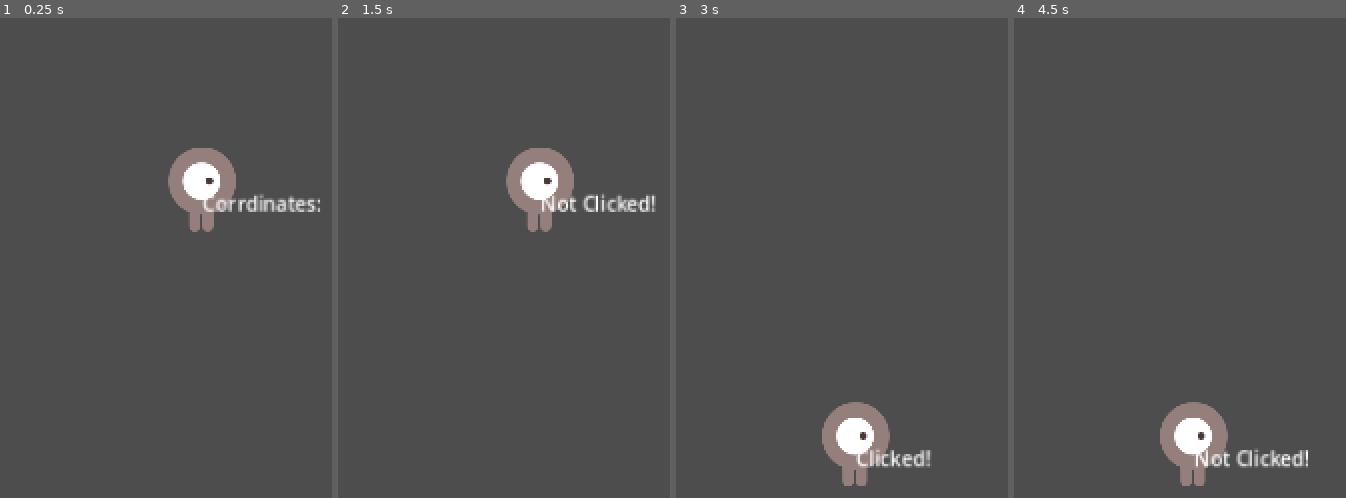
Above: before the commit, frames 1-4 (left to right).
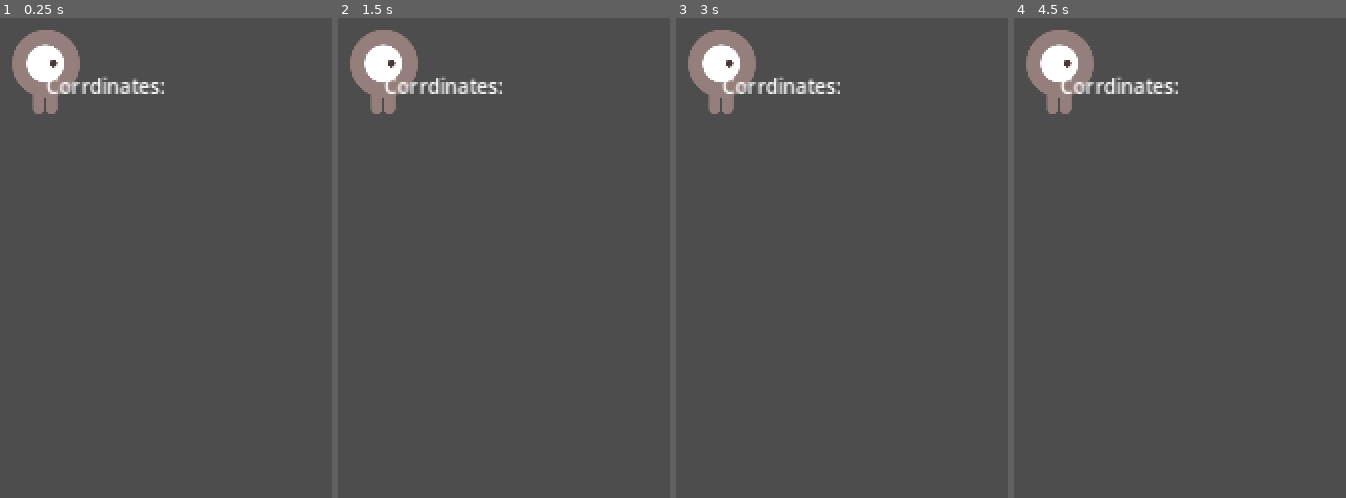
Above: after the commit, the same moments.

Repository: IceEmperor4944/PhilosophersStone
Game: Godot game, scene res://Test_Ry/Test.tscn
The game is run twice, just before and just after one commit, with the same random seed, the same clock (stepped at 60 frames per second) and the same inputs. Before the commit the project starts from res://Test.tscn.
Inputs (mouse positions are in pixels of both pictures, inside the frame that each line leads up to):
- Up to frame 1 (0.25 s): no input
- Up to frame 2 (1.5 s): tap Enter at 0.5 s; move the mouse to (outside the picture) at 0.52 s; press the mouse at (outside the picture) at 0.53 s; tap Space at 1.25 s; move the mouse to (outside the picture) at 1.27 s; release the mouse at (outside the picture) at 1.28 s; click (outside the picture) at 1.35 s
- Up to frame 3 (3 s): tap Enter at 2 s; move the mouse to (outside the picture) at 2.02 s; press the mouse at (outside the picture) at 2.03 s; tap Space at 2.75 s; move the mouse to (851, 440) at 2.77 s; release the mouse at (851, 440) at 2.78 s; click (851, 440) at 2.85 s
- Up to frame 4 (4.5 s): tap Enter at 3.5 s; move the mouse to (outside the picture) at 3.52 s; press the mouse at (outside the picture) at 3.53 s; tap Space at 4.25 s; move the mouse to (outside the picture) at 4.27 s; release the mouse at (outside the picture) at 4.28 s; click (outside the picture) at 4.35 s

The runs differ from the first frame. In frame 1, 6.3% of the frame differs, in the area x 3-97%, y 2-45%; in frame 2, 6.2%; in frame 3, 6.0%; in frame 4, 6.2%.

Commit message:
More Mouse Testing (Not Functional)

Diff:
--- a/quest-for-the-philosopher's-stone/Test.tscn
+++ /dev/null
@@ -1,44 +0,0 @@
-[gd_scene load_steps=6 format=3 uid="uid://1pankatdktfq"]
-
-[ext_resource type="Texture2D" uid="uid://iys1kingt4ya" path="res://art/playerGrey_walk1.png" id="1_akqsy"]
-[ext_resource type="Script" path="res://player.gd" id="1_b7msw"]
-[ext_resource type="Texture2D" uid="uid://cjpki08piums4" path="res://art/playerGrey_walk2.png" id="2_dyixl"]
-
-[sub_resource type="SpriteFrames" id="SpriteFrames_48kia"]
-animations = [{
-"frames": [{
-"duration": 1.0,
-"texture": ExtResource("1_akqsy")
-}, {
-"duration": 1.0,
-"texture": ExtResource("2_dyixl")
-}],
-"loop": true,
-"name": &"walk",
-"speed": 5.0
-}]
-
-[sub_resource type="CapsuleShape2D" id="CapsuleShape2D_hxvn1"]
-radius = 27.0
-height = 66.0
-
-[node name="Node2D" type="Node2D"]
-position = Vector2(3, 2)
-
-[node name="Player" type="Area2D" parent="."]
-position = Vector2(594, 300)
-script = ExtResource("1_b7msw")
-metadata/_edit_group_ = true
-
-[node name="AnimatedSprite2D" type="AnimatedSprite2D" parent="Player"]
-scale = Vector2(0.5, 0.5)
-sprite_frames = SubResource("SpriteFrames_48kia")
-animation = &"walk"
-
-[node name="CollisionShape2D" type="CollisionShape2D" parent="Player"]
-shape = SubResource("CapsuleShape2D_hxvn1")
-
-[node name="RichTextLabel" type="RichTextLabel" parent="Player"]
-offset_right = 194.0
-offset_bottom = 40.0
-text = "Corrdinates:"
--- /dev/null
+++ b/quest-for-the-philosopher's-stone/Test_Ry/Test.tscn
@@ -0,0 +1,54 @@
+[gd_scene load_steps=7 format=3 uid="uid://1pankatdktfq"]
+
+[ext_resource type="Script" path="res://Test_Ry/player.gd" id="1_p35yg"]
+[ext_resource type="Texture2D" uid="uid://iys1kingt4ya" path="res://art/playerGrey_walk1.png" id="2_p15ql"]
+[ext_resource type="Texture2D" uid="uid://cjpki08piums4" path="res://art/playerGrey_walk2.png" id="3_rtran"]
+
+[sub_resource type="SpriteFrames" id="SpriteFrames_48kia"]
+animations = [{
+"frames": [{
+"duration": 1.0,
+"texture": ExtResource("2_p15ql")
+}, {
+"duration": 1.0,
+"texture": ExtResource("3_rtran")
+}],
+"loop": true,
+"name": &"walk",
+"speed": 5.0
+}]
+
+[sub_resource type="CapsuleShape2D" id="CapsuleShape2D_q4tlc"]
+radius = 0.27
+height = 0.68
+
+[sub_resource type="CapsuleShape2D" id="CapsuleShape2D_hxvn1"]
+radius = 27.0
+height = 66.0
+
+[node name="Node2D" type="Node2D"]
+position = Vector2(3, 2)
+
+[node name="Player" type="Area2D" parent="."]
+position = Vector2(469, 206)
+script = ExtResource("1_p35yg")
+metadata/_edit_group_ = true
+
+[node name="AnimatedSprite2D" type="AnimatedSprite2D" parent="Player"]
+scale = Vector2(0.5, 0.5)
+sprite_frames = SubResource("SpriteFrames_48kia")
+animation = &"walk"
+
+[node name="RichTextLabel" type="RichTextLabel" parent="Player"]
+offset_right = 194.0
+offset_bottom = 40.0
+text = "Corrdinates:"
+
+[node name="Area2D" type="Area2D" parent="Player"]
+scale = Vector2(100, 100)
+
+[node name="CollisionShape2D" type="CollisionShape2D" parent="Player/Area2D"]
+shape = SubResource("CapsuleShape2D_q4tlc")
+
+[node name="CollisionShape2D" type="CollisionShape2D" parent="Player"]
+shape = SubResource("CapsuleShape2D_hxvn1")
--- /dev/null
+++ b/quest-for-the-philosopher's-stone/Test_Ry/player.gd
@@ -0,0 +1,47 @@
+extends Area2D
+@export var speed = 400;
+var screen_size
+
+
+# Called when the node enters the scene tree for the first time.
+func _ready() -> void:
+	screen_size = get_viewport_rect().size
+
+var has_mouse:bool = false
+
+func _on_area_2d_mouse_entered():
+	has_mouse = true;
+func _on_area_2d_mouse_exited():
+	has_mouse = false;
+#func _input(event):
+	#var isClicked = false;
+	#if event is InputEventMouseButton:
+						#
+		#if (get_global_mouse_position().x <= $AnimatedSprite2D.global_position.x + $AnimatedSprite2D.get_parent().position.x/20) && (get_global_mouse_position().x >= $AnimatedSprite2D.global_position.x - $AnimatedSprite2D.get_parent().position.x / 20):
+			#position = get_global_mouse_position();
+			#$RichTextLabel.clear();
+			#$RichTextLabel.add_text("Clicked!");
+			#isClicked = true;
+		#else:
+			#$RichTextLabel.clear();
+			#$RichTextLabel.add_text("Not Clicked!");
+			#isClicked = false;
+			#
+	#return isClicked;
+
+# Called every frame. 'delta' is the elapsed time since the previous frame.
+func _process(delta: float) -> void:
+	var velocity = Vector2.ZERO
+
+	if (Input.is_action_pressed("pick_up") && has_mouse):
+		position = get_global_mouse_position();
+
+
+	if velocity.length() > 0:
+		velocity = velocity.normalized() * speed
+		$AnimatedSprite2D.play()
+	else:
+		$AnimatedSprite2D.stop()
+
+	position += velocity * delta
+	position = position.clamp(Vector2.ZERO, screen_size)
--- a/quest-for-the-philosopher's-stone/player.gd
+++ /dev/null
@@ -1,52 +0,0 @@
-extends Area2D
-@export var speed = 400;
-var screen_size
-
-
-# Called when the node enters the scene tree for the first time.
-func _ready() -> void:
-	screen_size = get_viewport_rect().size
-
-func _input(event):
-	var isClicked = false;
-	if event is InputEventMouseButton:
-
-		if (get_global_mouse_position().x <= $AnimatedSprite2D.global_position.x + $AnimatedSprite2D.get_parent().position.x/20) && (get_global_mouse_position().x >= $AnimatedSprite2D.global_position.x - $AnimatedSprite2D.get_parent().position.x / 20):
-			position = get_global_mouse_position();
-			$RichTextLabel.clear();
-			$RichTextLabel.add_text("Clicked!");
-			isClicked = true;
-		elif Input.is_action_just_released("pick_up"):
-			$RichTextLabel.clear();
-			$RichTextLabel.add_text("Not Clicked!");
-			isClicked = false;
-
-
-
-
-
-
-# Called every frame. 'delta' is the elapsed time since the previous frame.
-func _process(delta: float) -> void:
-	var velocity = Vector2.ZERO
-
-
-
-
-	#if position.x > 1:
-		#velocity.x += 1
-	#if position.x < 1:
-		#velocity.x -= 1
-	#if position.y > 1:
-		#velocity.y += 1
-	#if position.y < 1:
-		#velocity.y -= 1
-
-	if velocity.length() > 0:
-		velocity = velocity.normalized() * speed
-		$AnimatedSprite2D.play()
-	else:
-		$AnimatedSprite2D.stop()
-
-	position += velocity * delta
-	position = position.clamp(Vector2.ZERO, screen_size)
--- a/quest-for-the-philosopher's-stone/project.godot
+++ b/quest-for-the-philosopher's-stone/project.godot
@@ -11,7 +11,7 @@
 [application]
 
 config/name="Quest for the Philosopher's Stone"
-run/main_scene="res://Test.tscn"
+run/main_scene="res://Test_Ry/Test.tscn"
 config/features=PackedStringArray("4.3", "Forward Plus")
 config/icon="res://icon.svg"
 
Not shown, added: quest-for-the-philosopher's-stone/Resources/item.png.import
Renamed: quest-for-the-philosopher's-stone/test_script.gd -> quest-for-the-philosopher's-stone/Test_Ry/test_script.gd
